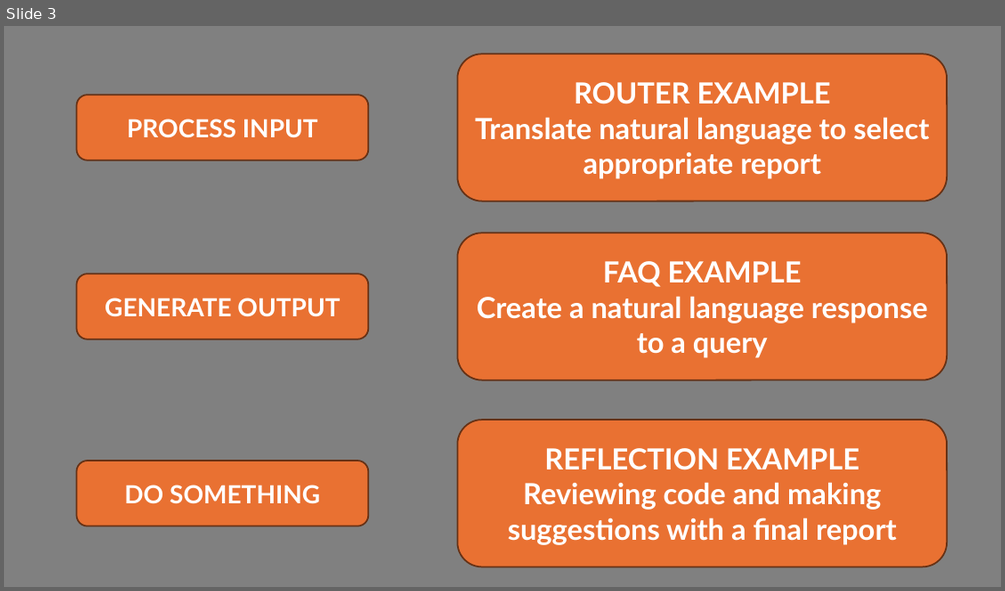
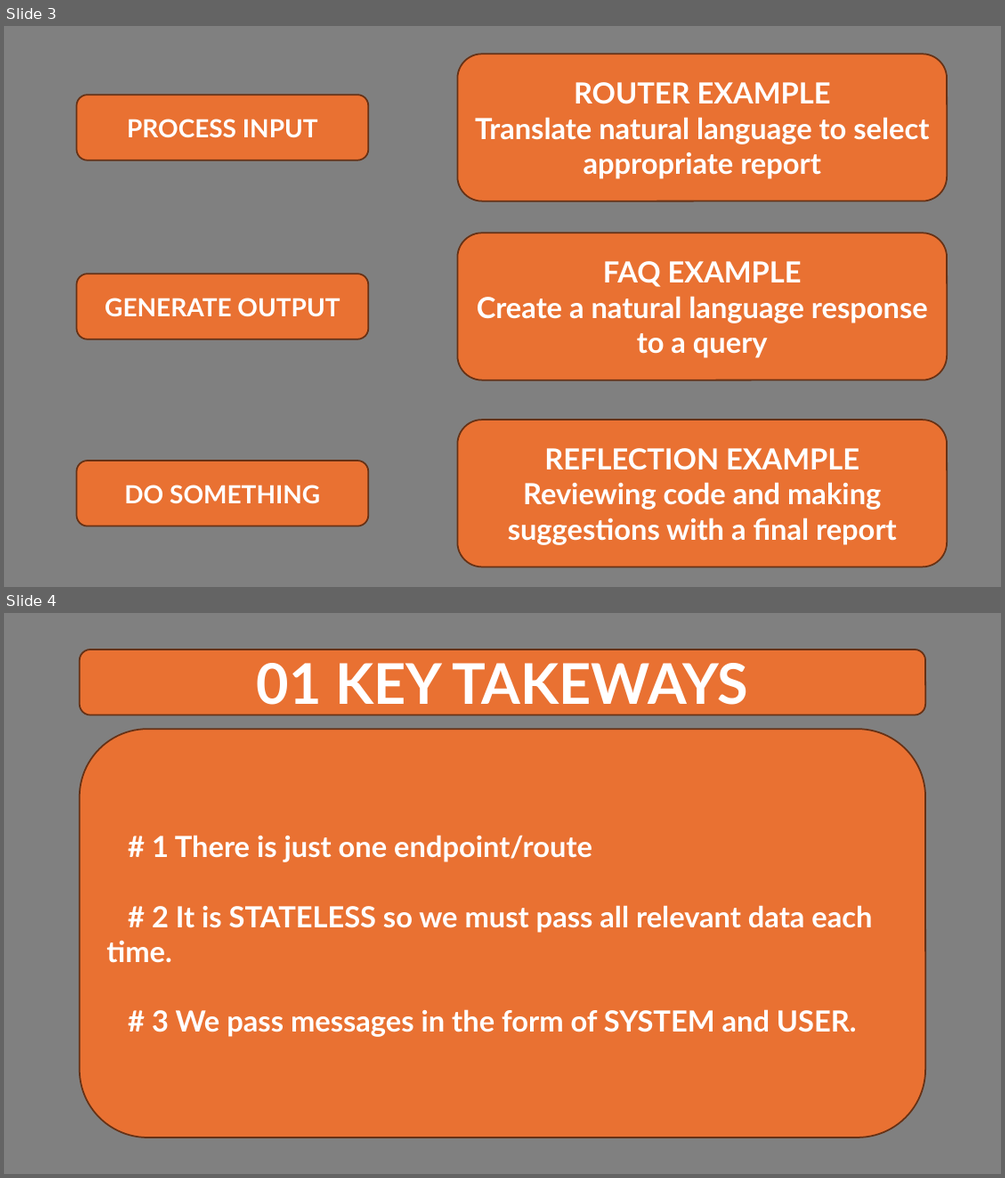
Before and after one commit to Python-Test-Engineer/btnpy, a slide deck: ai-agents.pptx. Shown one above the other, each under a label of ours: slide 3 before the commit, slides 3 and 4 after it. The pictures are 1005x591 and 1005x1178 pixels, drawn with LibreOffice and Linux fonts; fonts in the diff are those of the drawing. Boxes give left, top, right and bottom in pixels: in the first picture for what was removed or moved away, otherwise in the second. Text is boxed around its words. In the diff, an @@ line names an element or a change of style, - is before the commit and + after.

```diff
--- a/ai-agents.pptx
+++ b/ai-agents.pptx
@@ slide 4 added at bbox=[4, 613, 1001, 1174], background #808080 @@
@@ rounded rectangle added at bbox=[80, 649, 925, 715], fill #E97132, outline #663216 1.5 pt, 54 pt, text #FFFFFF, bold @@
+01 KEY TAKEWAYS
@@ rounded rectangle added at bbox=[80, 729, 925, 1137], fill #E97132, outline #663216 1.5 pt, 28 pt, text #FFFFFF, bold @@
+# 1 There is just one endpoint/route
+# 2 It is STATELESS so we must pass all relevant data each time.
+# 3 We pass messages in the form of SYSTEM and USER.
```
Also in this commit, not shown: 4 other slides added, 1 slide removed, 11 other files.
